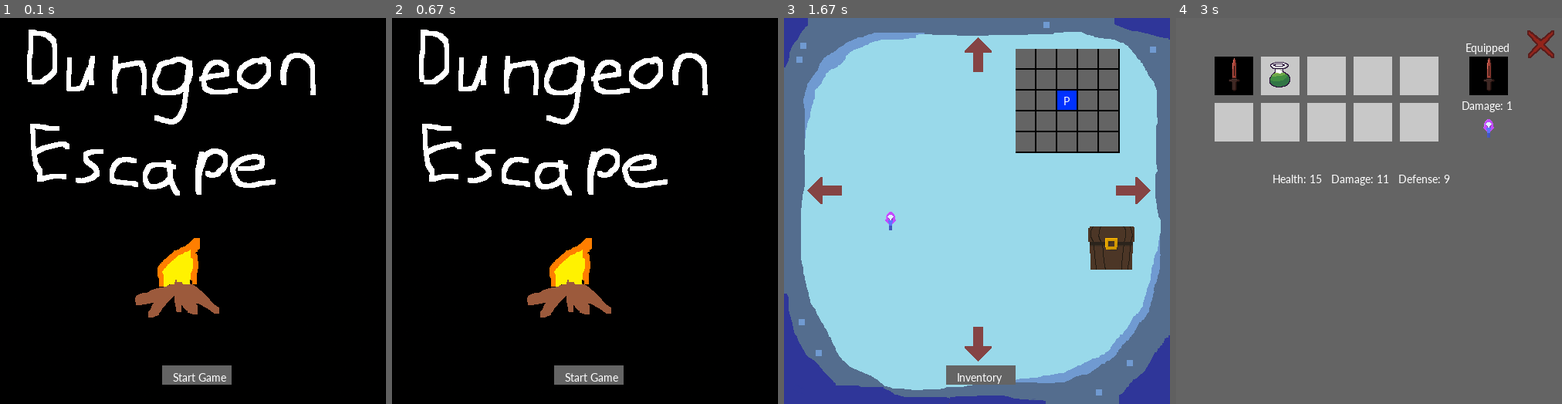
Above: before the commit, frames 1-4 (left to right).
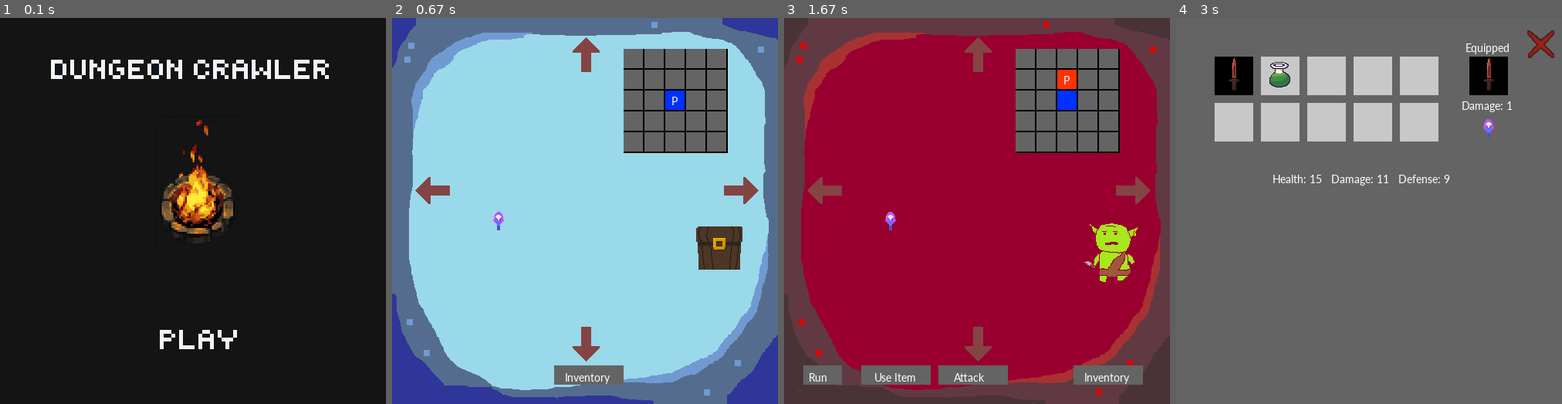
Above: after the commit, the same moments.

Repository: anra8571/csci4448_dungeoncrawler
Game: pygame game, started from main.py
The game is run twice, just before and just after one commit, with the same random seed, the same clock (stepped at 60 frames per second) and the same inputs.
Inputs (mouse positions are in pixels of both pictures, inside the frame that each line leads up to):
- Up to frame 1 (0.1 s): no input
- Up to frame 2 (0.67 s): click (588, 338) at 0.38 s
- Up to frame 3 (1.67 s): click (977, 52) at 0.72 s; click (973, 373) at 1.05 s, where only the run after the commit has a clickable "Attack"
- Up to frame 4 (3 s): click "Inventory" at 2.38 s; click (1326, 122) at 2.72 s

The runs differ from the first frame. In frame 1, 11% of the frame differs, in the area x 7-86%, y 3-95%; in frame 2, 98%, in the area x 0-100%, y 0-100%; in frame 3, 91%; in frame 4, nothing differs.

Commit message:
improving title screen

Diff:
--- a/main.py
+++ b/main.py
@@ -165,8 +165,10 @@
 bg_boss = pygame.image.load(bg_boss_path)
 bg_tempW_path = os.path.join("graphics", "tempWinBackground.png")
 bg_tempW = pygame.image.load(bg_tempW_path)
-bg_tempStart_path = os.path.join("graphics", "tempStart.png")
+bg_tempStart_path = os.path.join("graphics", "start.png")
+campfire_sprite = sprites.FireSprite()
 bg_tempStart = pygame.image.load(bg_tempStart_path)
+bg_tempStart.set_colorkey((0, 0, 0), RLEACCEL)
 bg_death_path = os.path.join("graphics", "tempDeath.png")
 bg_death = pygame.image.load(bg_death_path)
 smallfont = pygame.font.SysFont('Corbel', 16)
@@ -216,16 +218,18 @@
 run = True
 while run:
     if gameStart and not instructions:
-        screen.blit(bg_tempStart, (0, 0))
-        pygame.draw.rect(screen, (100, 100, 100), [210, 450, 90, 25]) # Inventory
-        text = smallfont.render("Start Game", True, (255, 255, 255))
-        screen.blit(text, (224, 457))
+        screen.blit(bg_tempStart, (0, 0)) # Start screen
+        screen.blit(campfire_sprite.surf, (WIDTH/3 + 35, HEIGHT/4))
+        # pygame.draw.rect(screen, (100, 100, 100), [210, 450, 90, 25]) # Inventory
+        # text = smallfont.render("Start Game", True, (255, 255, 255))
+        # screen.blit(text, (224, 457))
         for event in pygame.event.get():
             if event.type == pygame.QUIT:
                 run = False
             if event.type == MOUSEBUTTONDOWN:
                 mouse = pygame.mouse.get_pos()
-                if 210 <= mouse[0] <= 290 and 450 <= mouse[1] <= 475:
+                print(mouse)
+                if 195 <= mouse[0] <= 320 and 395 <= mouse[1] <= 435:
                         print("clicked inventory")
                         gameStart = False
     elif gameOver:
@@ -347,7 +351,6 @@
             if event.type == pygame.QUIT:
                 run = False
             if event.type == MOUSEBUTTONDOWN:
-                print(mouse)
                 if (not show_inventory) and (currentRoom.roomType == "safe"): # can't change rooms accidentally when inventory is open
                     # clicking on arrow
                     if 235 <= mouse[0] < 270 and 25 <= mouse[1] <= 70 and "North" in validMoves: # northArrow.rect.collidepoint(mouse)
--- a/sprites.py
+++ b/sprites.py
@@ -11,6 +11,14 @@
     QUIT,
     MOUSEBUTTONDOWN,
 )
+
+class FireSprite(pygame.sprite.Sprite):
+    def __init__(self):
+        super(FireSprite, self).__init__()
+        char_path = os.path.join("graphics", "campfire.gif")
+        self.surf = pygame.image.load(char_path).convert()
+        self.surf.set_colorkey((0, 0, 0), RLEACCEL)
+        self.rect = self.surf.get_rect()
 
 class PlayerSprite(pygame.sprite.Sprite):
     def __init__(self):
Binary file added: graphics/campfire.gif
Binary file added: graphics/start.png
